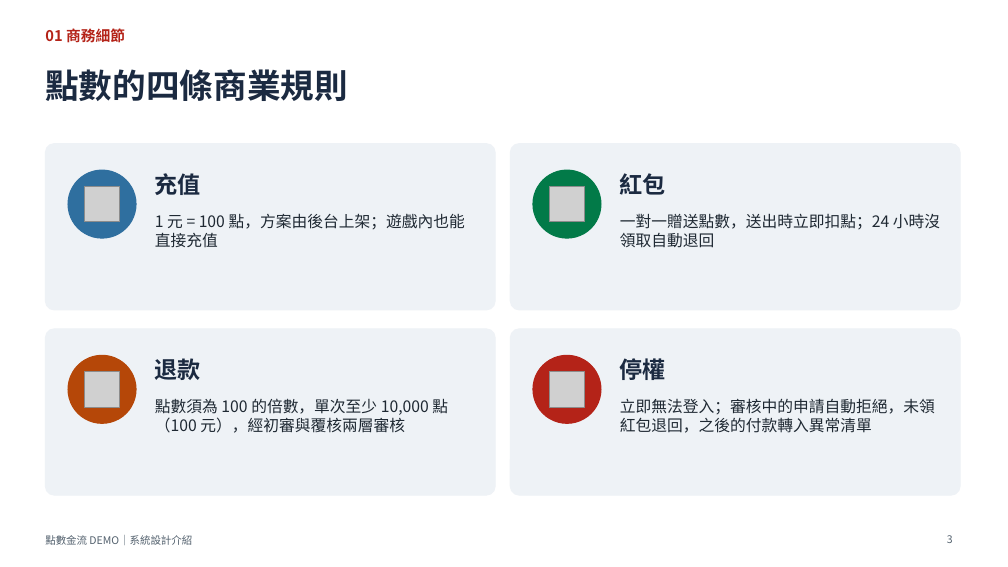
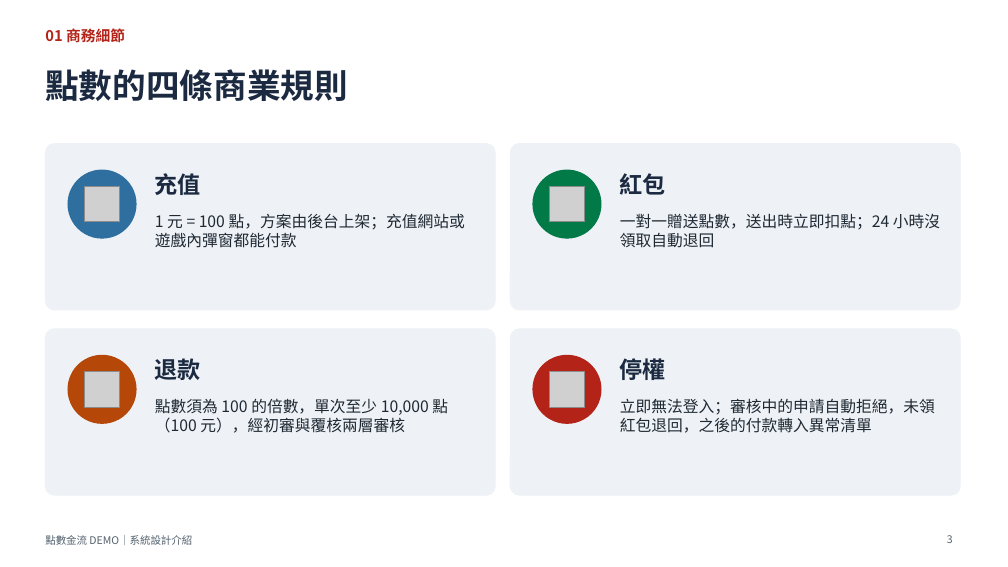
Before and after one commit to knnv0576/TopUpSystem, a slide deck: slide 3 of docs/點數金流DEMO_系統設計介紹.pptx. Drawn at 1008x567 pixels with LibreOffice and Linux fonts; fonts in the diff are those of the drawing; grey boxes stand for pictures. Boxes give left, top, right and bottom in pixels: in the first picture for what was removed or moved away, otherwise in the second. Text is boxed around its words. In the diff, an @@ line names an element or a change of style, - is before the commit and + after.

```diff
--- a/docs/點數金流DEMO_系統設計介紹.pptx
+++ b/docs/點數金流DEMO_系統設計介紹.pptx
@@ text at bbox=[155, 213, 465, 248]: text changed @@
-1 元 = 100 點，方案由後台上架；遊戲內也能直接充值
+1 元 = 100 點，方案由後台上架；充值網站或遊戲內彈窗都能付款
```
Also in this commit, not shown: 7 other slides changed, 6 slides added, 3 slides removed, 49 other files.
